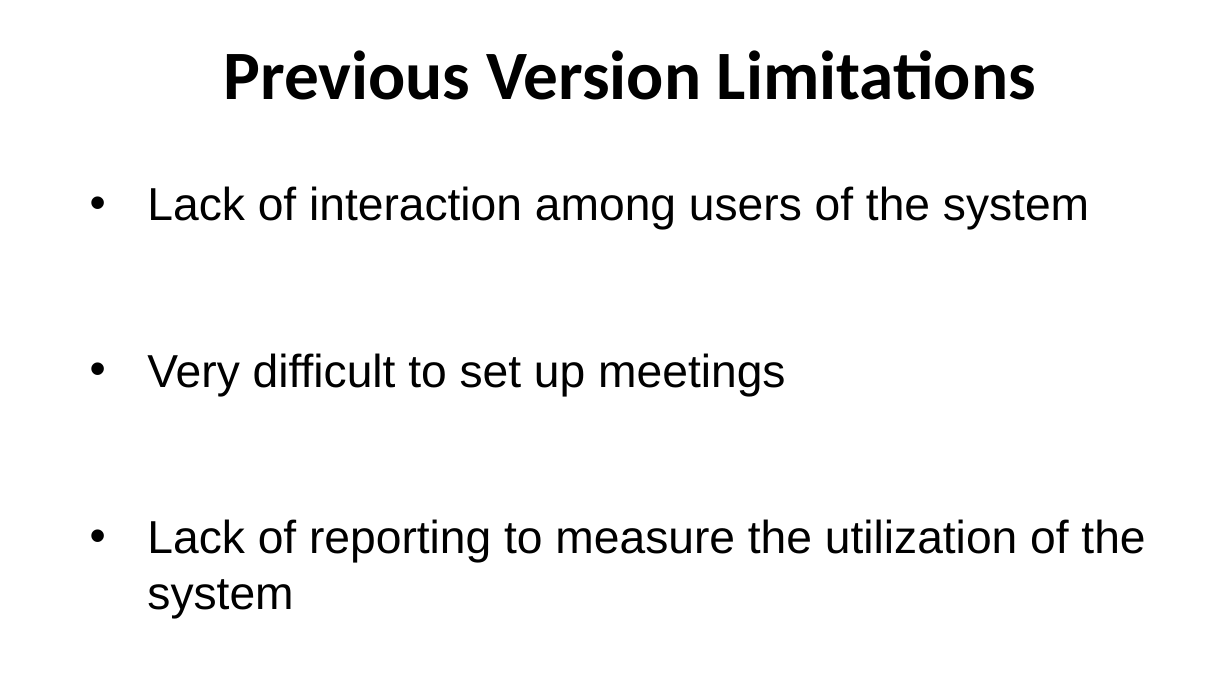
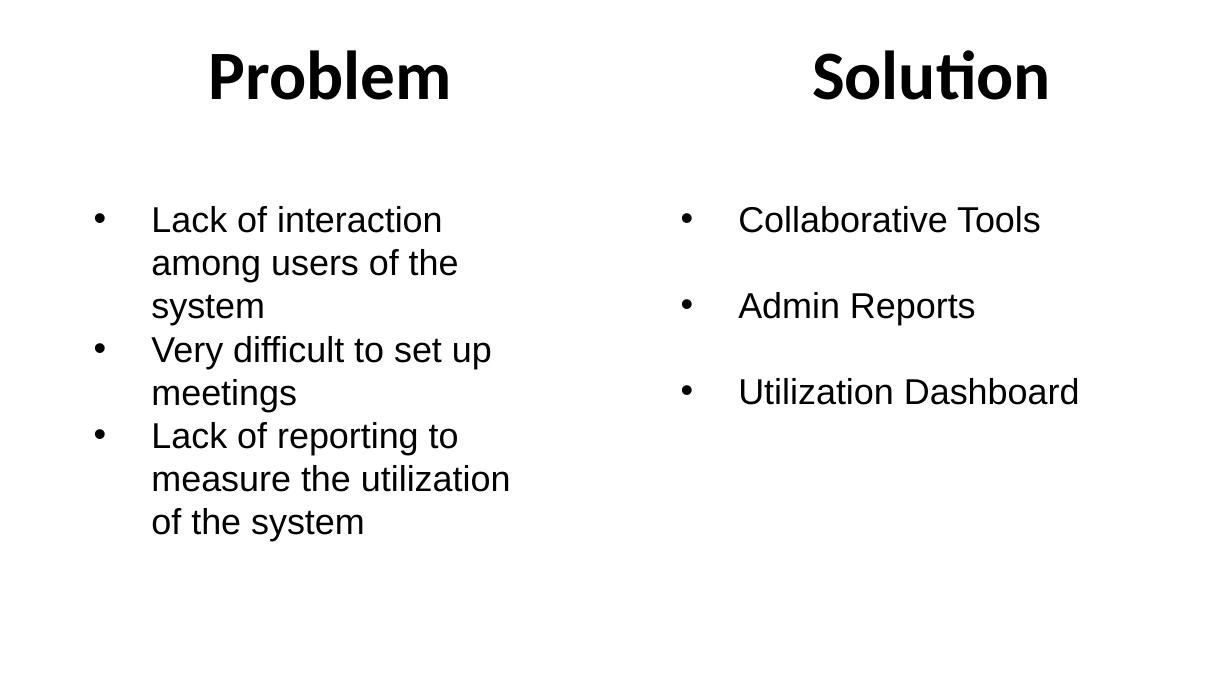
Before and after one commit to FIU-SCIS-Senior-Projects/Collaborative-Platform, a slide deck: slide 3 of FinalPresentationSlides/FinalPresentationGeneric.pptx. Drawn at 1232x693 pixels with LibreOffice and Linux fonts; fonts in the diff are those of the drawing. Boxes give left, top, right and bottom in pixels: in the first picture for what was removed or moved away, otherwise in the second. Text is boxed around its words. In the diff, an @@ line names an element or a change of style, - is before the commit and + after.

```diff
--- a/FinalPresentationSlides/FinalPresentationGeneric.pptx
+++ b/FinalPresentationSlides/FinalPresentationGeneric.pptx
@@ text at [209,50,1051,100]: text changed @@
-Previous Version Limitations
+Problem Solution
@@ text "Lack of interaction among users ...": place and size @@
-text "Lack of interaction among users ..." at [147,186,1145,618]
+text "Lack of interaction among users ..." at [151,206,511,541]
@@ text "Lack of interaction among users ..." at [151,206,511,541]: size 36 to 28 pt @@
@@ text added at [738,206,1080,405], 28 pt, text #000000 @@
+  • Collaborative Tools
+  • Admin Reports
+  • Utilization Dashboard
```
Also in this commit, not shown: 2 other slides changed, 4 other files.
